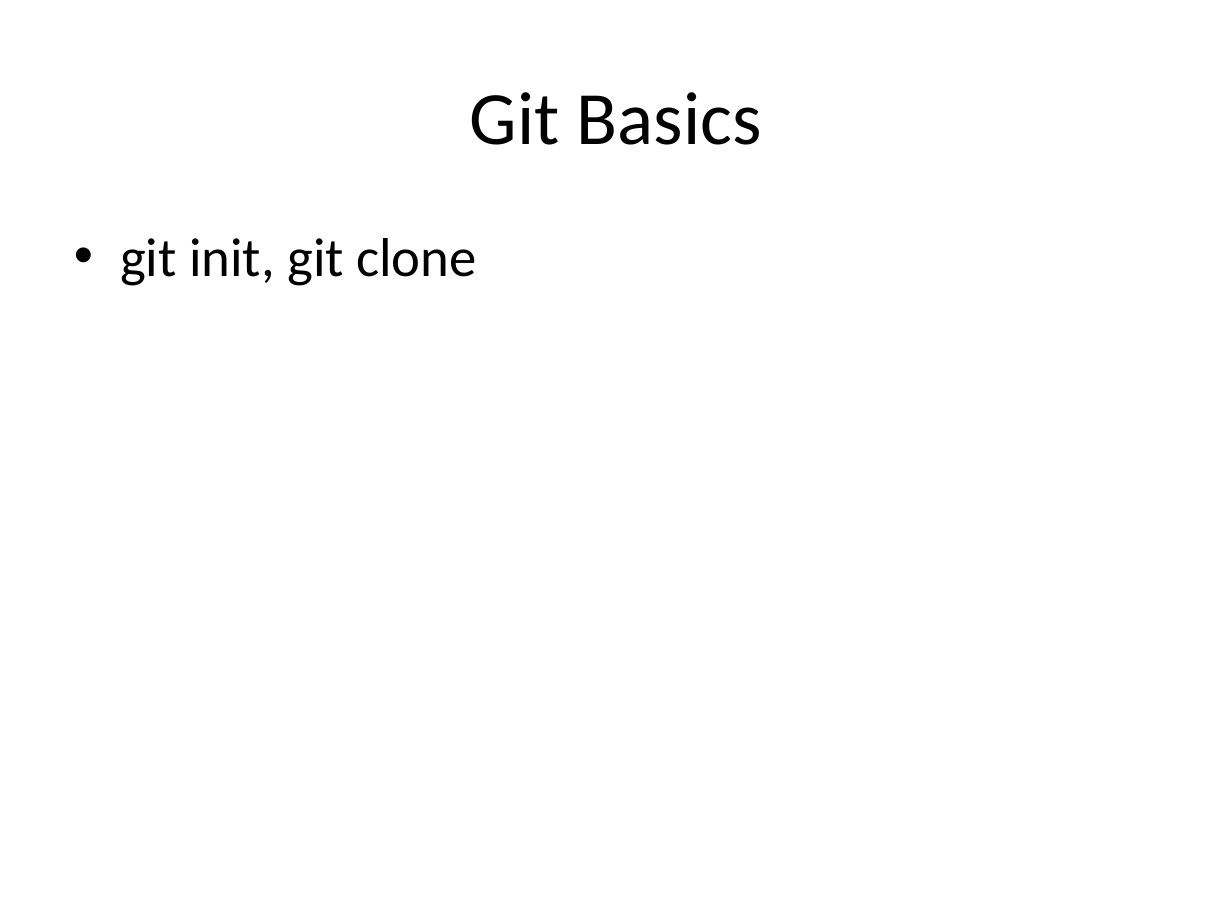
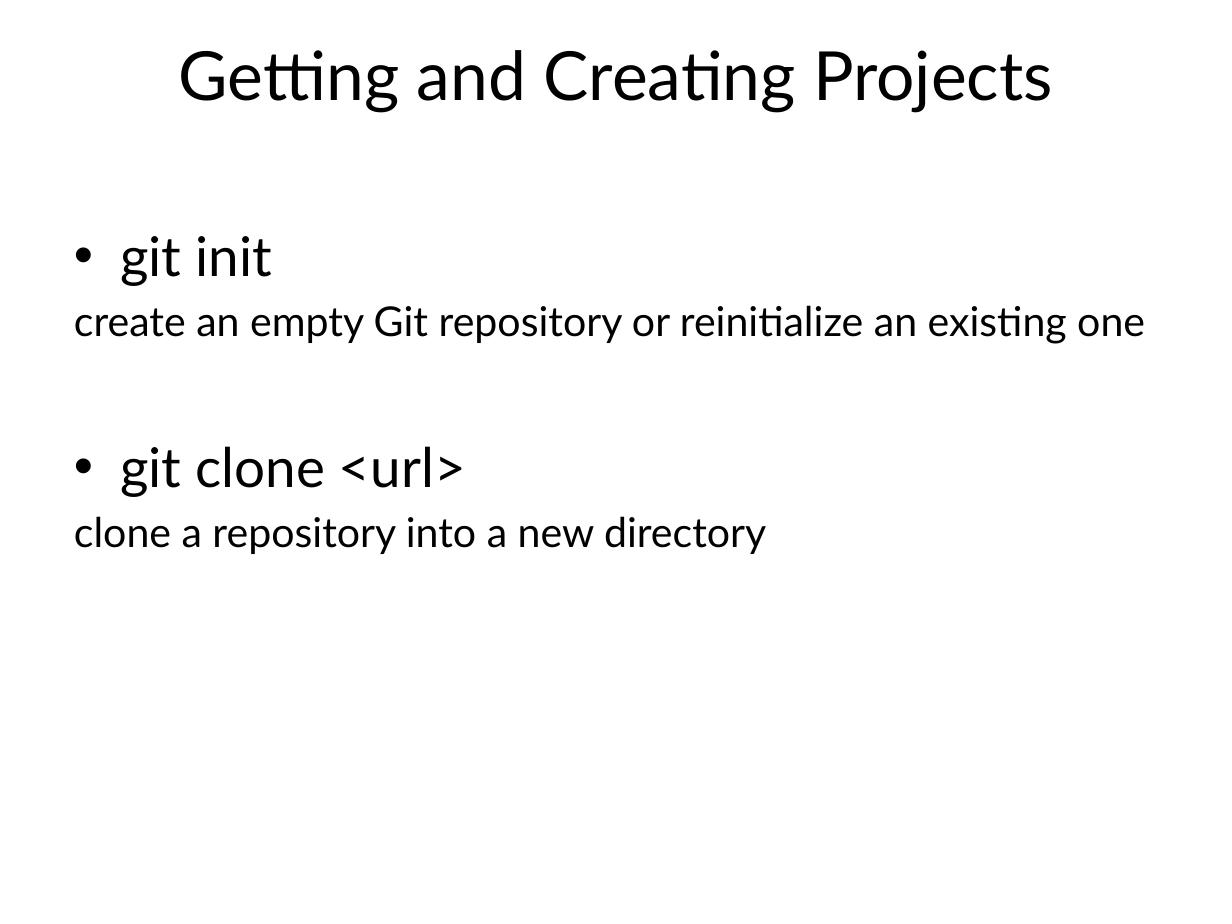
Before and after one commit to duongbach202156/git-test, a slide deck: slide 6 of src/main/resources/Git_Slide.pptx (slide 5 before the commit). Drawn at 1232x924 pixels with LibreOffice and Linux fonts; fonts in the diff are those of the drawing. Boxes give left, top, right and bottom in pixels: in the first picture for what was removed or moved away, otherwise in the second. Text is boxed around its words. In the diff, an @@ line names an element or a change of style, - is before the commit and + after.

```diff
--- a/src/main/resources/Git_Slide.pptx
+++ b/src/main/resources/Git_Slide.pptx
@@ title at [179,50,1053,113]: text changed; size 44 to 39.6 pt; font Calibri to Lato @@
-Git Basics
+Getting and Creating Projects
@@ text at [74,236,1145,554]: text changed; size 32 to 24 pt; font Calibri to Lato @@
-• git init, git clone
+• git init
+create an empty Git repository or reinitialize an existing one
+• git clone <url>
+clone a repository into a new directory
```
Also in this commit, not shown: 8 other slides changed, 7 slides added.
